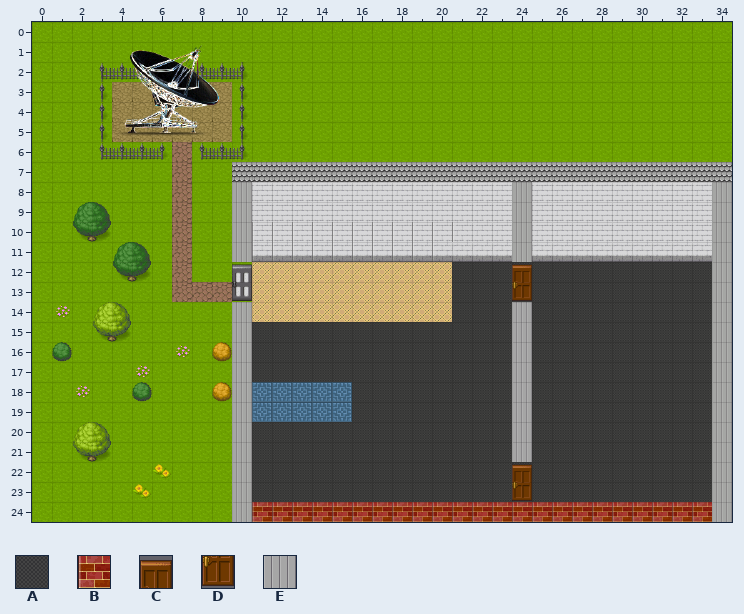
One commit to this Tiled map: rc3SapceLink2.tmx. The picture above is the old version.
Cells are 32x32 px. Shown: x 0..34, y 0..24. Not drawn, because the pictures are missing: unchanged layers "Shack", "howto_board", "plants".
Key: from "cija_32x32_expansion for Pipoy": A 574, B 750, C 997, D 1012, E 1085.
_ is an empty cell, # one hidden under a higher layer.
Layers that did not change in this view are not listed.
Layer "GroundFloor" before, first column x 7:
15 ____AAAAAAAAAAAAA#A
16 ____AAAAAAAAAAAAA#A
17 ____AAAAAAAAAAAAA#A
18 ____#####AAAAAAAA#A
19 ____#####AAAAAAAA#A
20 ____AAAAAAAAAAAAA#A
21 ____AAAAAAAAAAAAA#A
22 ____AAAAAAAAAAAAAAA
23 ____AAAAAAAAAAAAAAA
24 ___________________
Layer "Wall" before, first column x 7:
15 ___E_____________E_
16 ___E_____________E_
17 ___E_____________E_
18 ___E_____________E_
19 ___E_____________E_
20 ___E_____________E_
21 ___E_____________E_
22 ___E_____________C_
23 ___E_____________D_
24 ___EBBBBBBBBBBBBBBB
New version:
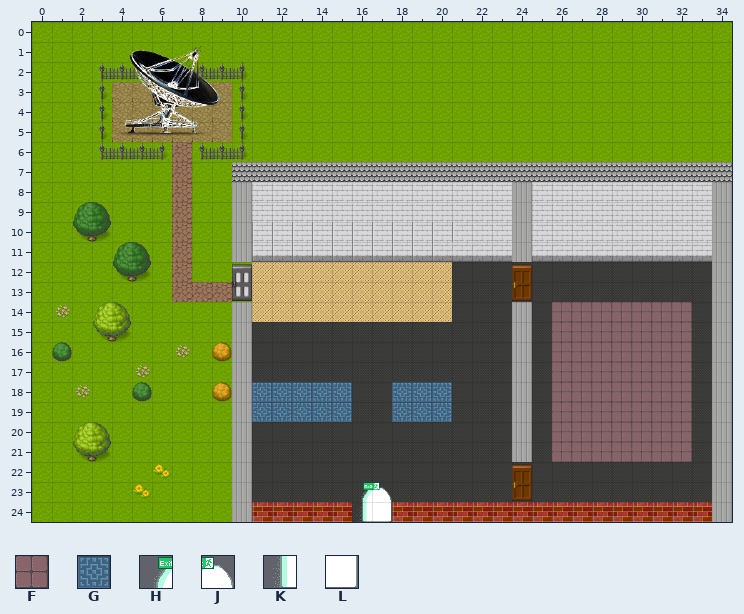
Further tiles: from "cija_32x32_expansion for Pipoy": F 558, G 590; from "worldExit": H 0, J 1, K 2, L 3.
Tiles of an added or newly shown layer are drawn over the layers below it.
Edits made:
Changed rows in their new state; . is an unchanged cell.
Layer "GroundFloor":
first column x 16:
24 AA
Layer "exit" (added):
first column x 16:
23 HJ
24 KL
Layer "jitsi_room" (added):
first column x 26:
14 FFFFFFF
15 FFFFFFF
16 FFFFFFF
17 FFFFFFF
18 FFFFFFF
19 FFFFFFF
20 FFFFFFF
21 FFFFFFF
Layer "Wall":
first column x 16:
24 __
Layer "twitter" (added):
first column x 18:
18 GGG
19 GGG
Where, in picture pixels (left, top, right, bottom), the same in both pictures:
added: (552, 302, 692, 462)
added: (392, 382, 452, 422)
changed: (352, 482, 392, 522)
